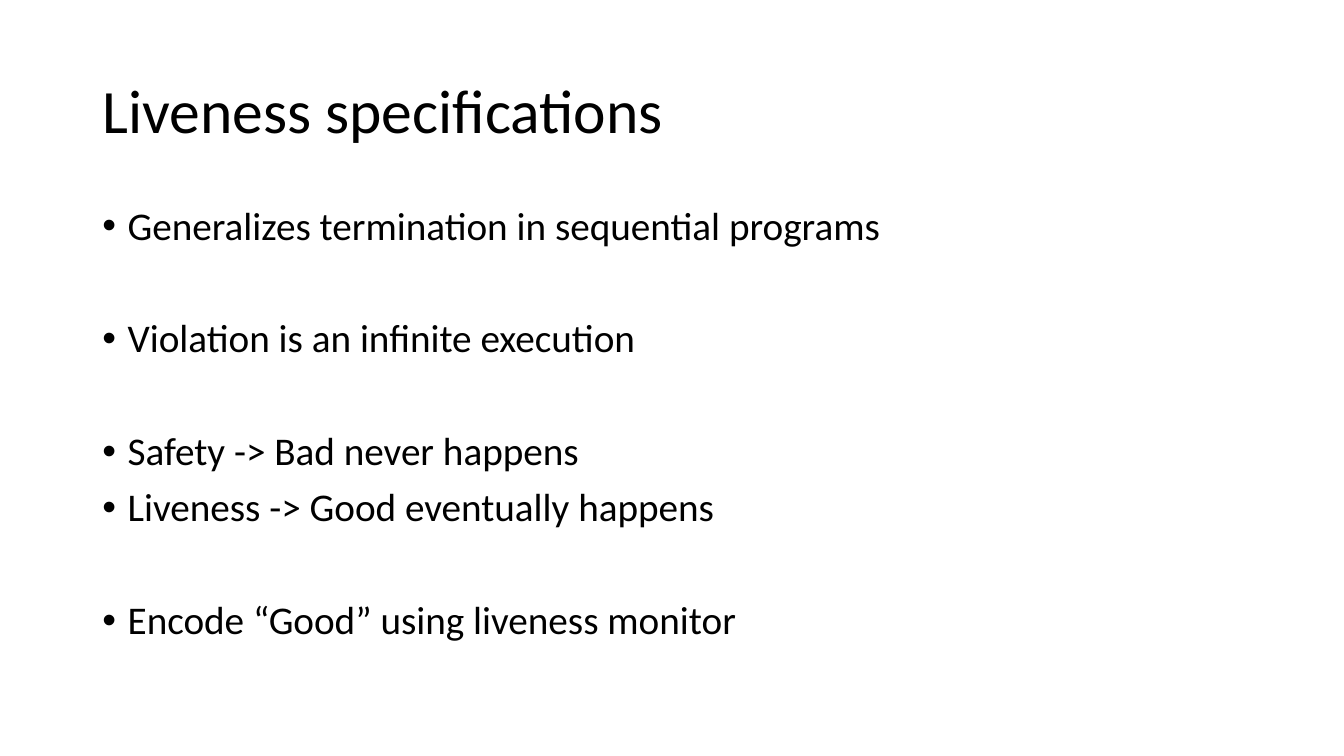
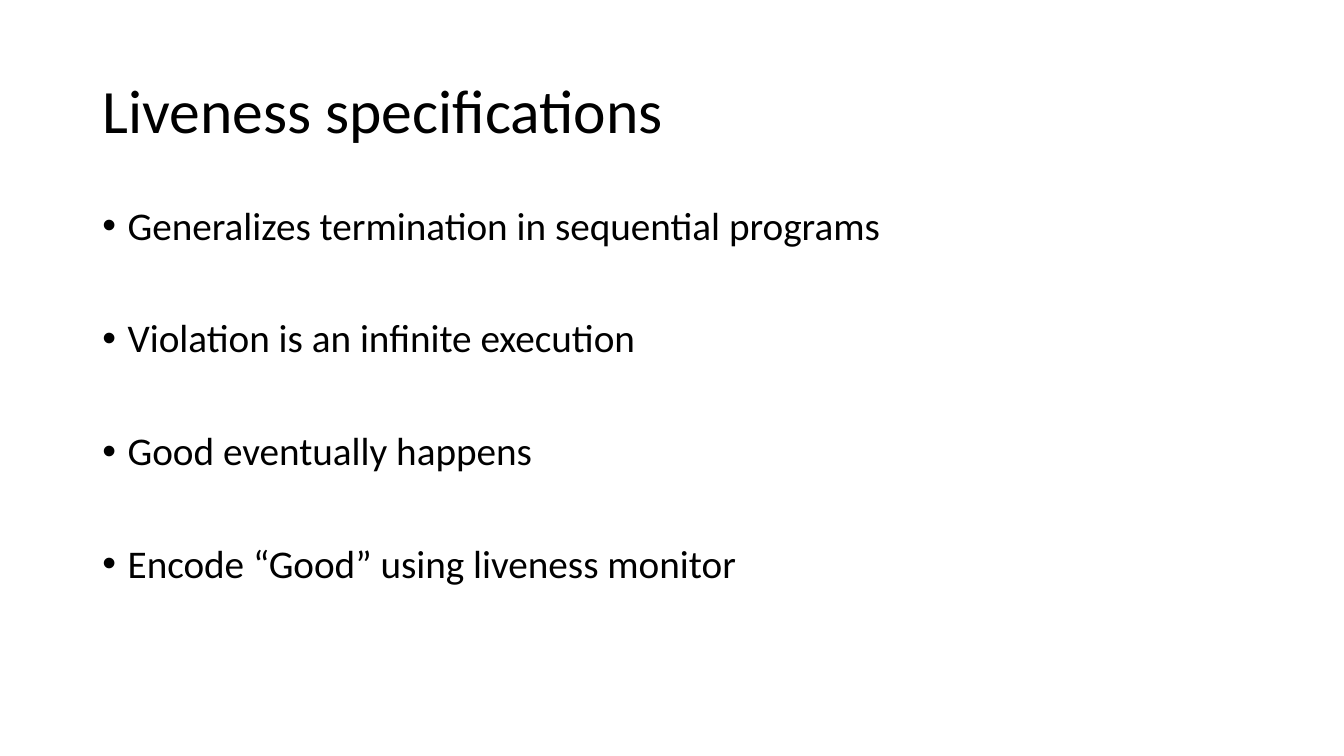
Before and after one commit to p-org/P, a slide deck: slide 15 of Tutorial/P-tutorial.pptx (slide 14 before the commit). Drawn at 1344x756 pixels with LibreOffice and Linux fonts; fonts in the diff are those of the drawing. Boxes give left, top, right and bottom in pixels: in the first picture for what was removed or moved away, otherwise in the second. Text is boxed around its words. In the diff, an @@ line names an element or a change of style, - is before the commit and + after.

```diff
--- a/Tutorial/P-tutorial.pptx
+++ b/Tutorial/P-tutorial.pptx
@@ text at <box>128,437,532,472</box>: text changed @@
-• Safety -> Bad never happens
-• Liveness -> Good eventually happens
+• Good eventually happens
```
Also in this commit, not shown: 1 other slide changed, 3 slides added.
